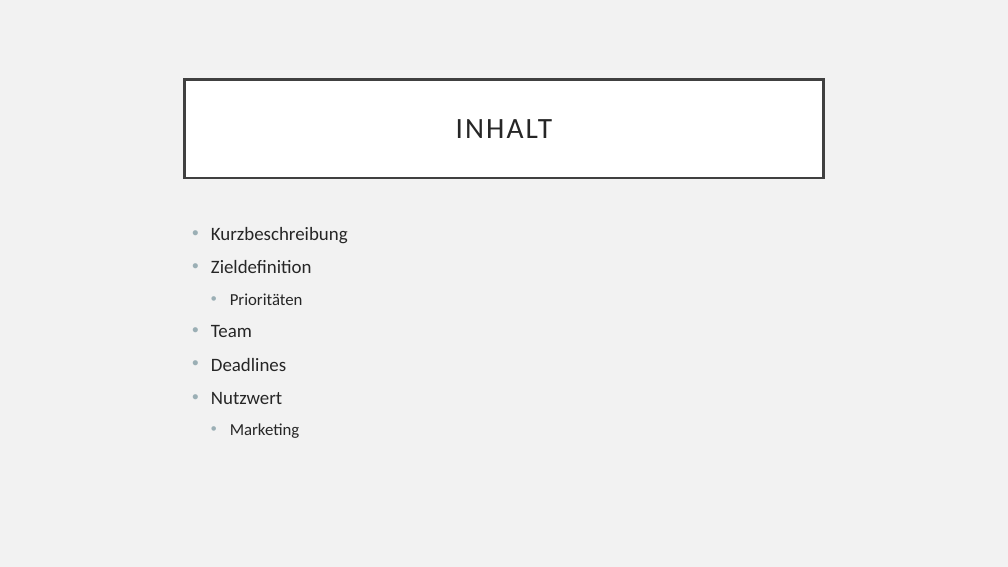
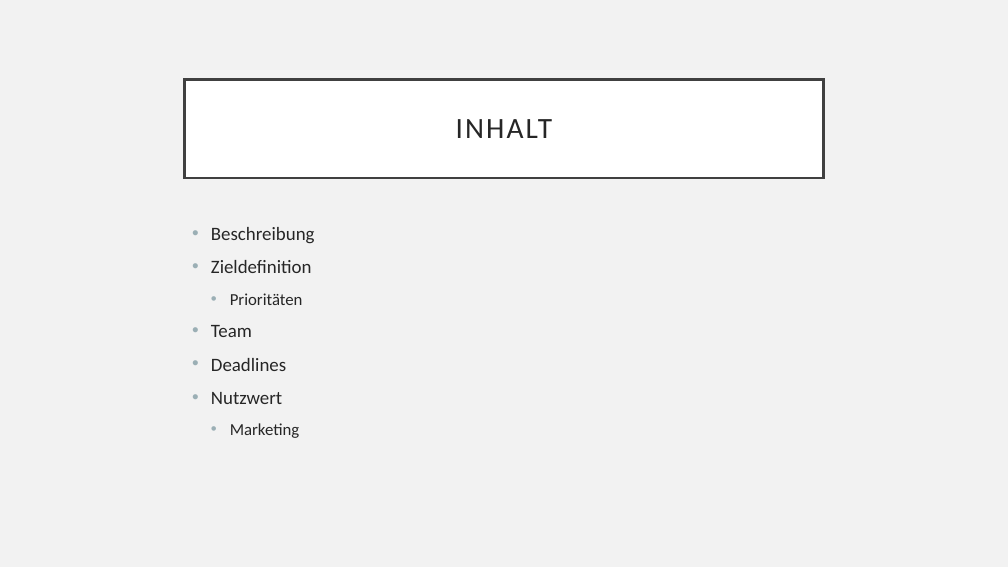
Before and after one commit to mreichl-tgm/hero, a slide deck: slide 2 of docs/project-presentation.pptx. Drawn at 1008x567 pixels with LibreOffice and Linux fonts; fonts in the diff are those of the drawing. Boxes give left, top, right and bottom in pixels: in the first picture for what was removed or moved away, otherwise in the second. Text is boxed around its words. In the diff, an @@ line names an element or a change of style, - is before the commit and + after.

```diff
--- a/docs/project-presentation.pptx
+++ b/docs/project-presentation.pptx
@@ text at [211, 227, 315, 244]: text changed @@
-• Kurzbeschreibung
+• Beschreibung
```
Also in this commit, not shown: 1 other slide changed.
